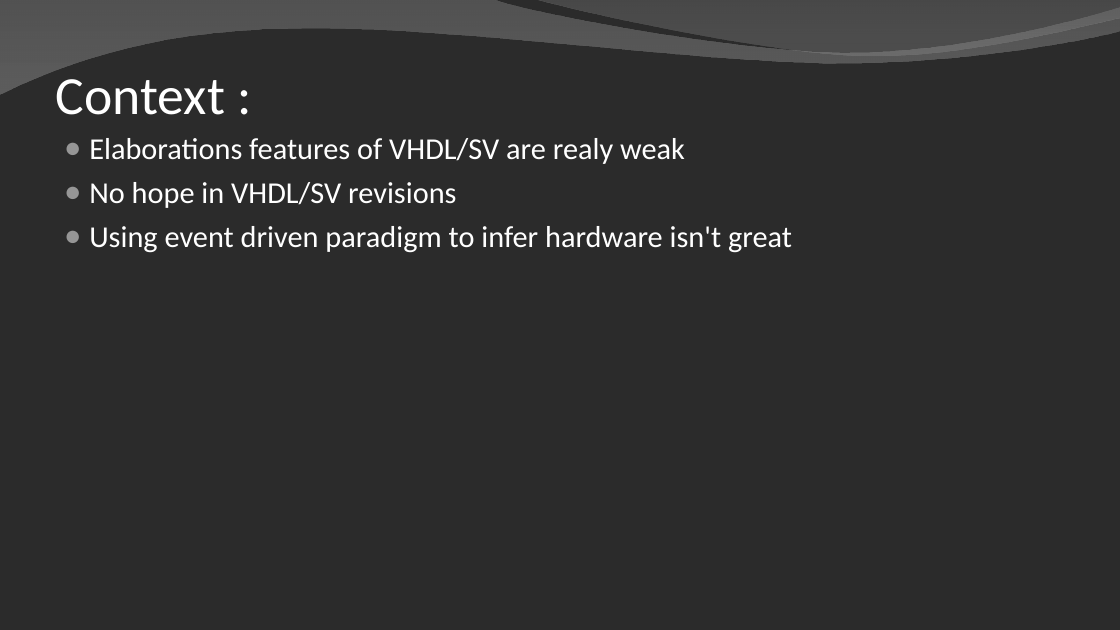
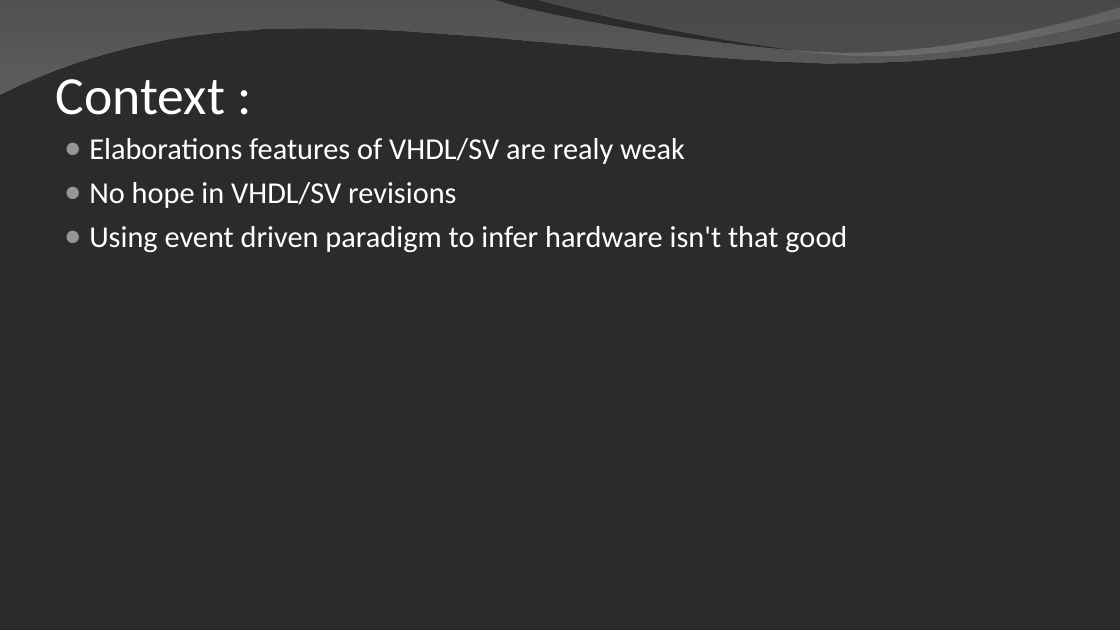
Before and after one commit to SpinalHDL/SpinalDoc, a slide deck: slide 3 of presentation/en/workshop/taste.odp. Drawn at 1120x630 pixels with LibreOffice and Linux fonts; fonts in the diff are those of the drawing; background and template pictures are left out; a plain dark background stands for a picture behind light text. Boxes give left, top, right and bottom in pixels: in the first picture for what was removed or moved away, otherwise in the second. Text is boxed around its words. In the diff, an @@ line names an element or a change of style, - is before the commit and + after.

```diff
--- a/presentation/en/workshop/taste.odp
+++ b/presentation/en/workshop/taste.odp
@@ text at [89,226,847,253]: text changed @@
-● Using event driven paradigm to infer hardware isn't great
+● Using event driven paradigm to infer hardware isn't that good
```
Also in this commit, not shown: 8 other slides changed, 7 other files.
